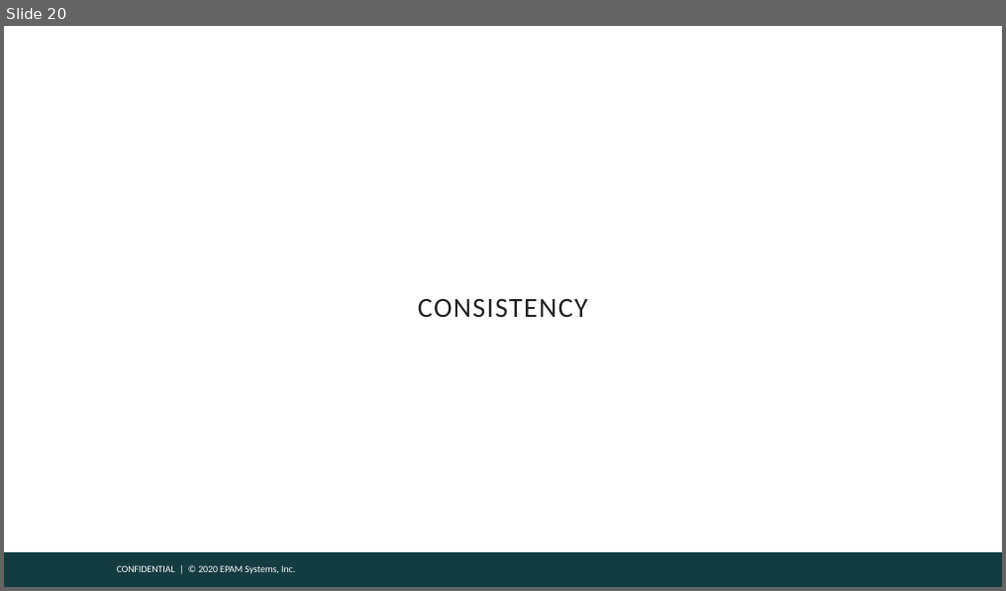
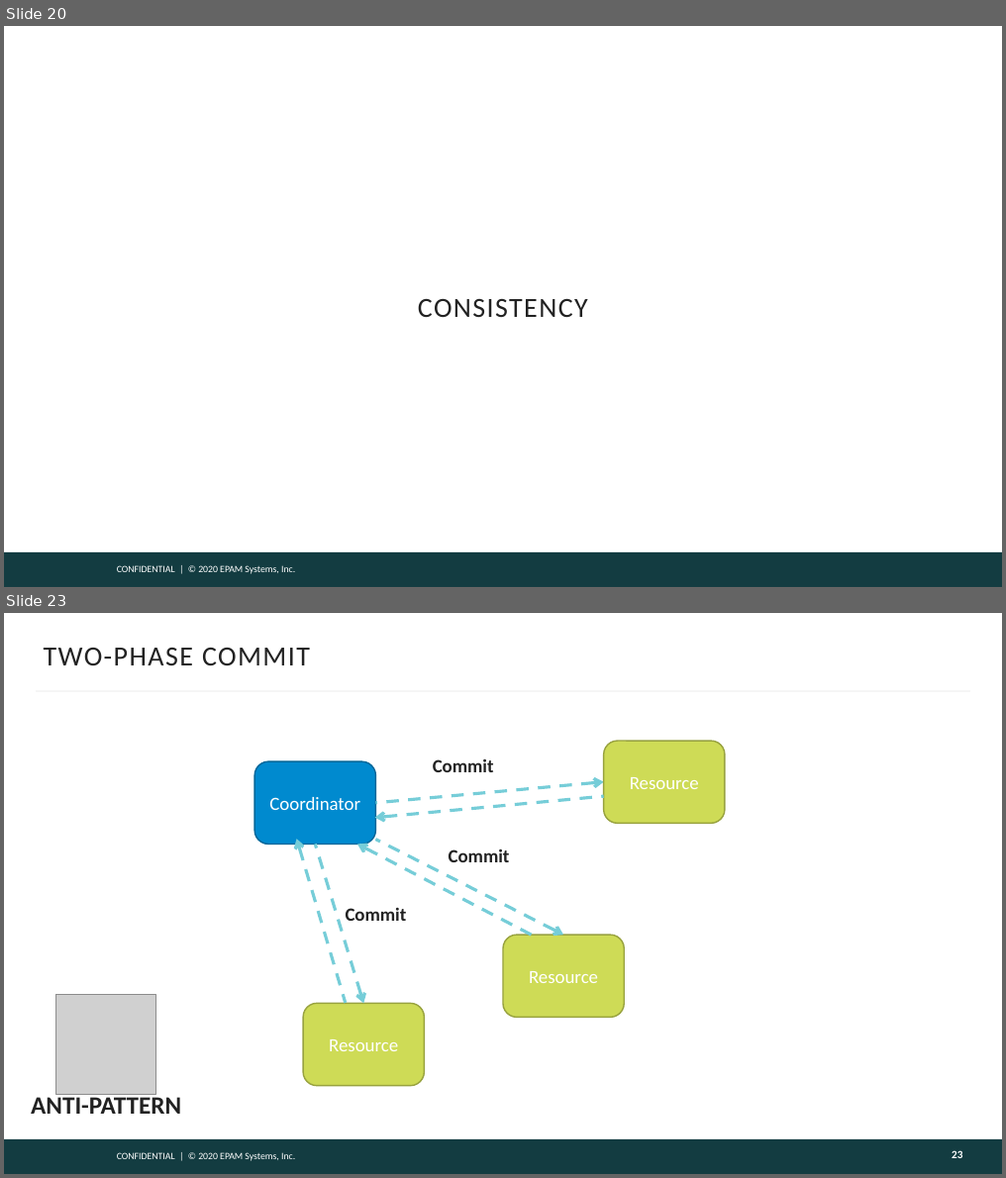
Before and after one commit to gitaroktato/introduction-to-microservices, a slide deck: lecture_3_microservice_patterns.pptx. Shown one above the other, each under a label of ours: slide 20 before the commit, slides 20 and 23 after it; the slides between them are not shown. The pictures are 1006x591 and 1006x1178 pixels, drawn with LibreOffice and Linux fonts; fonts in the diff are those of the drawing; grey boxes stand for pictures; background and template pictures are left out. Boxes give left, top, right and bottom in pixels: in the first picture for what was removed or moved away, otherwise in the second. Text is boxed around its words. In the diff, an @@ line names an element or a change of style, - is before the commit and + after.

Commit message:
Added patterns

```diff
--- a/lecture_3_microservice_patterns.pptx
+++ b/lecture_3_microservice_patterns.pptx
@@ slide 23 added at <box>4,613,1002,1174</box>, background #FFFFFF; not listed: 2 template elements that a slide beside it also shows @@
@@ title added at <box>44,648,310,665</box>, 20 pt, text #222222 @@
+TWO-PHASE COMMIT
@@ line added from (36, 691) to (970, 691), #F5F5F5 1.5 pt @@
@@ text added at <box>433,759,494,772</box>, 13.5 pt, text #222222, bold @@
+Commit
@@ rounded rectangle added at <box>604,741,725,824</box>, fill #CEDB56, outline #98A240 1 pt, 13.5 pt, text #FFFFFF @@
+Resource
@@ rounded rectangle added at <box>254,761,375,845</box>, fill #008ACF, outline #006699 1 pt, 13.5 pt, text #FFFFFF @@
+Coordinator
@@ arrow added from (375, 803) to (604, 781), #76CDD8 2.25 pt dashed @@
@@ arrow added from (604, 796) to (375, 818), #76CDD8 2.25 pt dashed @@
@@ arrow added from (346, 1003) to (296, 839), #76CDD8 2.25 pt dashed @@
@@ arrow added from (315, 845) to (363, 1003), #76CDD8 2.25 pt dashed @@
@@ arrow added from (531, 936) to (357, 845), #76CDD8 2.25 pt dashed @@
@@ arrow added from (375, 840) to (563, 936), #76CDD8 2.25 pt dashed @@
@@ text added at <box>449,849,510,862</box>, 13.5 pt, text #222222, bold @@
+Commit
@@ text added at <box>346,908,407,921</box>, 13.5 pt, text #222222, bold @@
+Commit
@@ rounded rectangle added at <box>503,936,624,1018</box>, fill #CEDB56, outline #98A240 1 pt, 13.5 pt, text #FFFFFF @@
+Resource
@@ picture added at <box>55,995,155,1095</box> @@
@@ rounded rectangle added at <box>303,1003,424,1086</box>, fill #CEDB56, outline #98A240 1 pt, 13.5 pt, text #FFFFFF @@
+Resource
@@ text added at <box>31,1094,181,1114</box>, 18 pt, text #222222, bold @@
+ANTI-PATTERN
@@ page number added at <box>951,1151,962,1158</box>, 8 pt, text #FEFEFE, bold @@
+23
```
Also in this commit, not shown: 8 other slides added.
